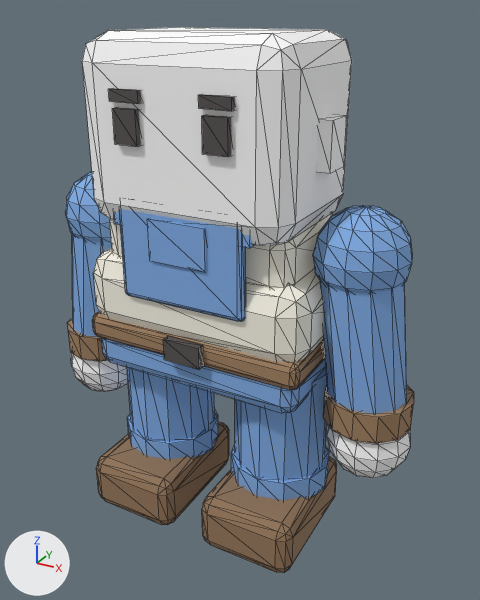
What one commit did to the glTF model public/assets/models/characters/body-overalls-denim.glb.
One viewpoint serves both versions: a 50 mm lens placed at (0.449, -0.765, 0.735), pointed at (0.026, 0.005, 0.35). Arrows for +X, +Y and +Z are at lower left; the lights stay in place. The first picture is the older version. Mesh edges are drawn as thin lines. Vertices at exactly the same position are counted once.

The first picture shows 'body-mesh', 'head-mesh'.
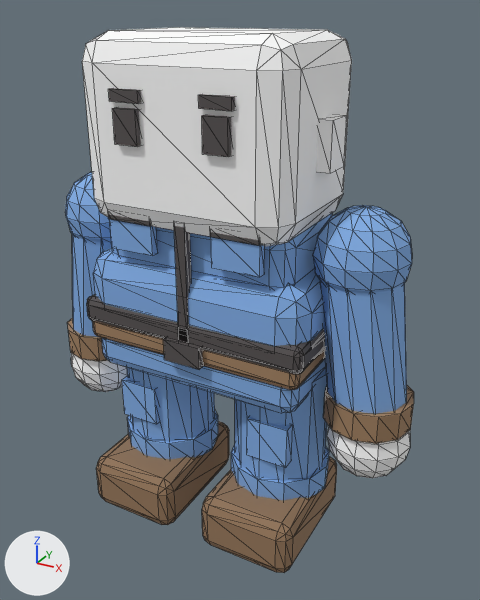
Where the change shows, as pixel boxes [x1, y1, x2, y2] in the pictures (480 x 600 px):
part 1 of me_body_mesh, added
    after: [174, 226, 191, 343]
part 2 of me_body_mesh, added
    after: [87, 294, 325, 374]
part 3 of me_body_mesh, added (blue)
    after: [109, 219, 158, 256]
part 4 of me_body_mesh, added
    after: [108, 214, 151, 226]
part 5 of me_body_mesh, added (blue)
    after: [211, 237, 265, 277]
part 6 of me_body_mesh, added
    after: [210, 232, 260, 245]
part 7 of me_body_mesh, added (blue)
    after: [247, 416, 293, 468]
part 8 of me_body_mesh, added (blue)
    after: [122, 375, 159, 424]
part 9 of me_body_mesh, deleted (blue)
    before: [114, 209, 255, 321]
part 10 of me_body_mesh, recoloured (white to blue)
    before: [93, 213, 332, 362]
    after: [93, 213, 332, 346]

The change, as a diff of the scene's bpy script:
```diff
--- a/public/assets/models/characters/body-overalls-denim.glb.py
+++ b/public/assets/models/characters/body-overalls-denim.glb.py
@@ me_body_mesh @@
 # used by ob_body_mesh; location = (0.0, 0.0, 0.0)
-me_body_mesh.from_pydata(...)  # 792 vertices, 1492 faces; spans x -0.289..0.289, y -0.125..0.102, z 0.0..0.543
+me_body_mesh.from_pydata(...)  # 876 vertices, 1648 faces; spans x -0.289..0.289, y -0.125..0.105, z 0.0..0.514
+# me_body_mesh part 1: a new loose piece, a box spanning x -0.008..0.008, y -0.105..-0.093, z 0.314..0.493, in mat_charmat
+# me_body_mesh part 2: the loose piece of 56 vertices spanning x -0.165..0.165, y -0.102..0.102, z 0.291..0.329 is copied, and the copy is scaled about its middle by (1.04, 1.03, 1.04), then moved by (0.0, 0.0, 0.026); it spans x -0.171..0.171, y -0.105..0.105, z 0.316..0.356
+# me_body_mesh part 3: a new loose piece, a box spanning x -0.112..-0.045, y -0.103..-0.091, z 0.44..0.49, in mat_charmat
+# me_body_mesh part 4: a new loose piece, a box spanning x -0.112..-0.045, y -0.105..-0.095, z 0.48..0.494, in mat_charmat
+# me_body_mesh part 5: a new loose piece, a box spanning x 0.045..0.112, y -0.103..-0.091, z 0.44..0.49, in mat_charmat
+# me_body_mesh part 6: a new loose piece, a box spanning x 0.045..0.112, y -0.105..-0.095, z 0.48..0.494, in mat_charmat
+# me_body_mesh part 7: a new loose piece, a box spanning x 0.079..0.141, y -0.071..-0.053, z 0.148..0.21, in mat_charmat
+# me_body_mesh part 8: a new loose piece, a box spanning x -0.141..-0.079, y -0.071..-0.053, z 0.148..0.21, in mat_charmat
+# me_body_mesh part 9: 6 loose pieces with 84 vertices, spanning x -0.101..0.101, y -0.113..0.1, z 0.375..0.543, are deleted
+# me_body_mesh part 10: 216 kept faces spanning x -0.168..0.168, y -0.102..0.102, z 0.307..0.493 get new vertex colours; the middle colour goes from white #faf6e7 to blue #81ade5
+# other edits to the shape of me_body_mesh do not show in these pictures
 me_body_mesh.materials.append(mat_charmat)
```
